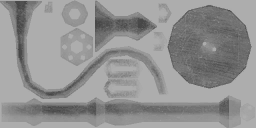
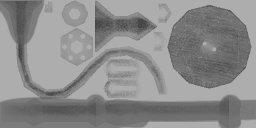
Two versions of the same layered image (256 × 128). Layer-by-layer changes:
added layer "Layer 1" (57%) above "Levels 1" over (0, 0, 256, 128)
